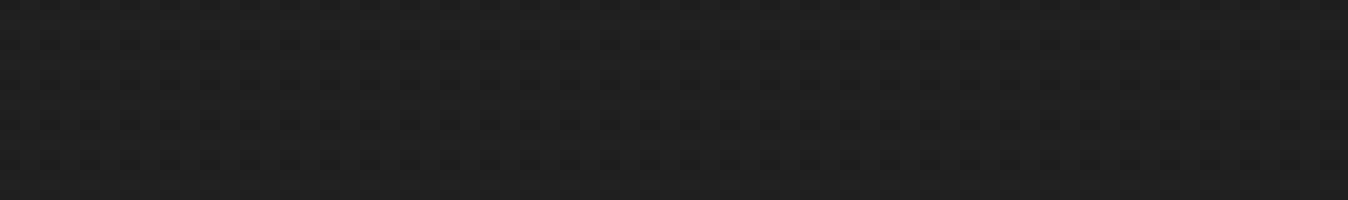
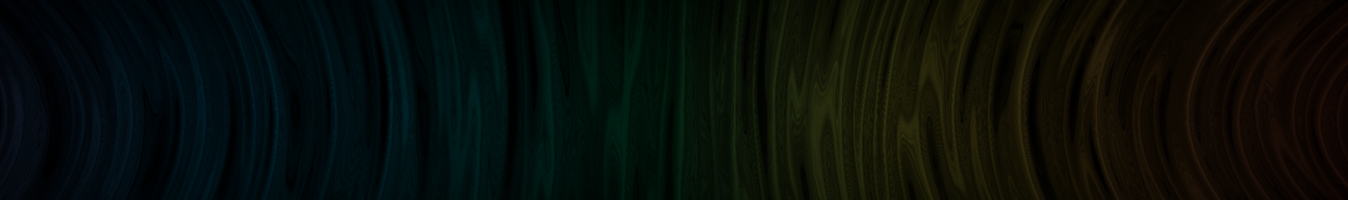
The second 1348x200 image is a revision of the first. Changes to its layers:
added layer "Layer 2" (overlay) above "Layer 1" over [0, 0, 1348, 200]
